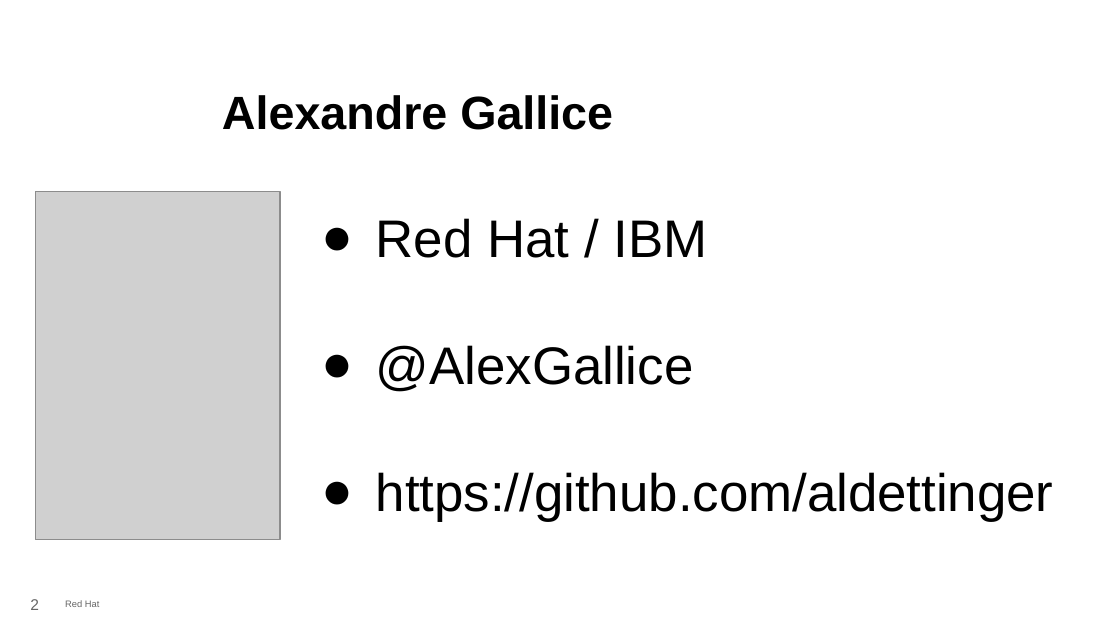
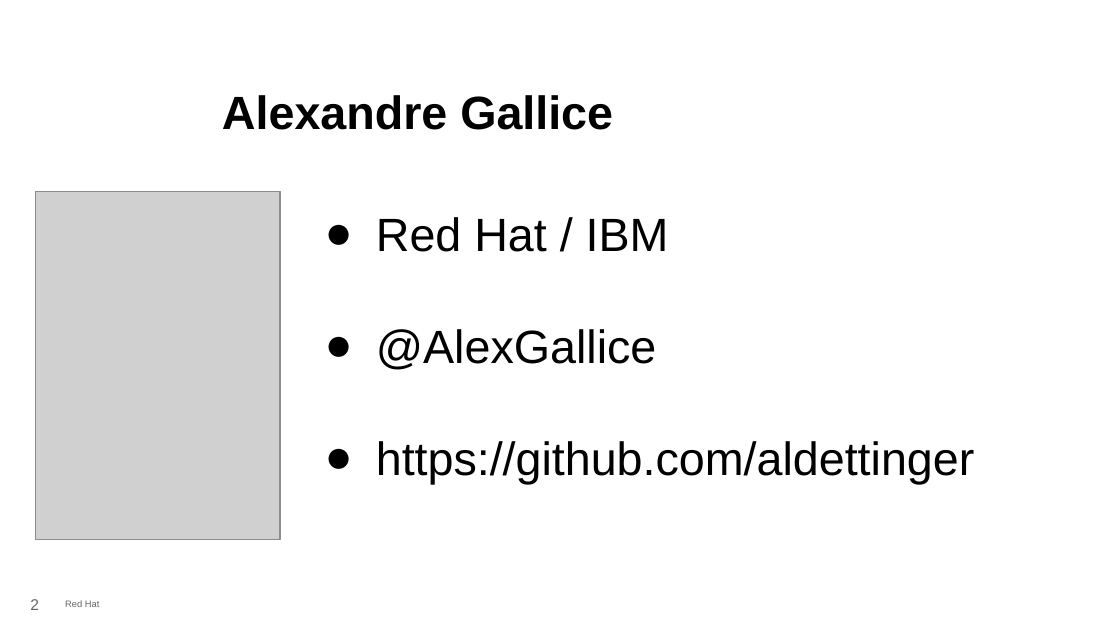
Before and after one commit to aldettinger/javazone-2025, a slide deck: slide 2 of JavaZone 2025.odp. Drawn at 1120x630 pixels with LibreOffice and Linux fonts; fonts in the diff are those of the drawing; grey boxes stand for pictures; background and template pictures are left out. Boxes give left, top, right and bottom in pixels: in the first picture for what was removed or moved away, otherwise in the second. Text is boxed around its words. In the diff, an @@ line names an element or a change of style, - is before the commit and + after.

```diff
--- a/JavaZone 2025.odp
+++ b/JavaZone 2025.odp
@@ text "Red Hat / IBM" at bbox=[376, 217, 975, 484]: size 34 to 30 pt; indent changed @@
```
Also in this commit, not shown: 6 other slides changed, 1 other file.
